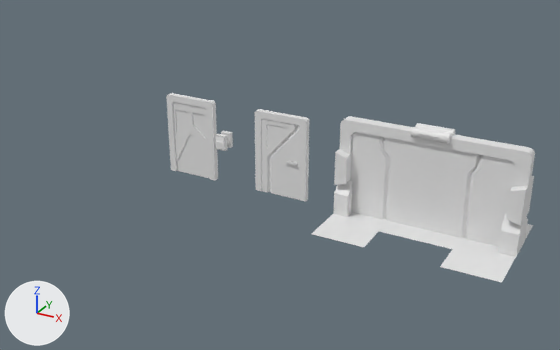
An edit to the FBX model First Person Puzzler/Assets/Art/Models/DoorsHighPoly.fbx, drawn before and after from the same camera.
The view is the same before and after, from a 50 mm camera at (0.171, -0.56, 0.299) aimed at (-0.14, 0.004, 0.017). Arrows for +X, +Y and +Z are at lower left; the lights stay in place. Materials are left out; every surface is plain grey. Where no turn or scale is listed for an object, it has been applied to the vertices.

Objects in the first picture: 'Door_Frame', 'Door_Frame_High', 'Door_Frame_High.001', 'Door_High', 'Floor_Pad_High', 'Sliding_Door_1', 'Sliding_Door_1_High', 'Sliding_Door_2', 'Sliding_Door_2_High'.
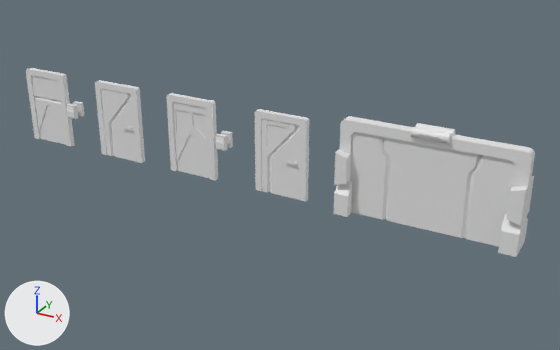
Where the change shows, as pixel boxes [x1, y1, x2, y2] in the pictures (560 x 350 px):
'Floor_Pad_High', deleted: before [312, 212, 533, 282]
'Door_NoWindow', added: after [101, 89, 137, 162]
'Door_Frame_High1', added: after [95, 80, 145, 163]
'Door_Frame2', added: after [26, 68, 74, 147]
'Sliding_Door_4', added: after [31, 76, 65, 135]
'Sliding_Door_5', added: after [39, 105, 66, 145]
'Keypad_6', added: after [67, 104, 78, 119]
'Keypad_5', added: after [73, 101, 84, 117]

The change, as a diff of the scene's bpy script:
```diff
--- a/First Person Puzzler/Assets/Art/Models/DoorsHighPoly.fbx.py
+++ b/First Person Puzzler/Assets/Art/Models/DoorsHighPoly.fbx.py
@@ me_mesh_016 @@
+me_mesh_016.from_pydata(...)  # 16 vertices, 14 faces; spans x -0.005..0.005, y -0.00239..0.00239, z -0.00704..0.00704
@@ me_mesh_015 @@
+me_mesh_015.from_pydata(...)  # 16 vertices, 14 faces; spans x -0.005..0.005, y -0.00239..0.00239, z -0.00704..0.00704
@@ me_mesh_014 @@
+me_mesh_014.from_pydata(...)  # 14 vertices, 9 faces; spans x -0.0245..0.0245, y -0.0011..0.0011, z -0.0208..0.0208
@@ me_mesh_011 @@
+me_mesh_011.from_pydata(...)  # 64 vertices, 50 faces; spans x -0.0257..0.0257, y -0.0027..0.0027, z -0.0385..0.0385
@@ me_mesh_010_1 @@
+me_mesh_010_1.from_pydata(...)  # 209 vertices, 174 faces; spans x -0.0198..0.0198, y -0.0043..0.0043, z -0.0355..0.0355
@@ me_mesh_013 @@
+me_mesh_013.from_pydata(...)  # 48 vertices, 42 faces; spans x -0.0197..0.0197, y -0.0018..0.0018, z -0.0316..0.0316
@@ me_mesh_012 @@
+me_mesh_012.from_pydata(...)  # 64 vertices, 50 faces; spans x -0.0257..0.0257, y -0.0027..0.0027, z -0.0385..0.0385
@@ ob_floor_pad_high @@
-ob_floor_pad_high = bpy.data.objects.new('Floor_Pad_High', me_mesh_001)
-ob_floor_pad_high.location = (0.0, -0.0042, 0.0004)
@@ ob_keypad_6 @@
+ob_keypad_6 = bpy.data.objects.new('Keypad_6', me_mesh_016)
+ob_keypad_6.location = (-0.3757, -0.005, 0.0411)
@@ ob_keypad_5 @@
+ob_keypad_5 = bpy.data.objects.new('Keypad_5', me_mesh_015)
+ob_keypad_5.location = (-0.3757, 0.0051, 0.0411)
@@ ob_sliding_door_5 @@
+ob_sliding_door_5 = bpy.data.objects.new('Sliding_Door_5', me_mesh_014)
+ob_sliding_door_5.location = (-0.4108, 0.0, 0.0208)
@@ ob_door_frame_high1 @@
+ob_door_frame_high1 = bpy.data.objects.new('Door_Frame_High1', me_mesh_011)
+ob_door_frame_high1.location = (-0.3181, 0.0, 0.0385)
@@ ob_door_nowindow @@
+ob_door_nowindow = bpy.data.objects.new('Door_NoWindow', me_mesh_010_1)
+ob_door_nowindow.location = (-0.3181, 0.0002, 0.0355)
@@ ob_sliding_door_4 @@
+ob_sliding_door_4 = bpy.data.objects.new('Sliding_Door_4', me_mesh_013)
+ob_sliding_door_4.location = (-0.411, 0.0, 0.0397)
@@ ob_door_frame2 @@
+ob_door_frame2 = bpy.data.objects.new('Door_Frame2', me_mesh_012)
+ob_door_frame2.location = (-0.411, 0.0, 0.0385)
```
